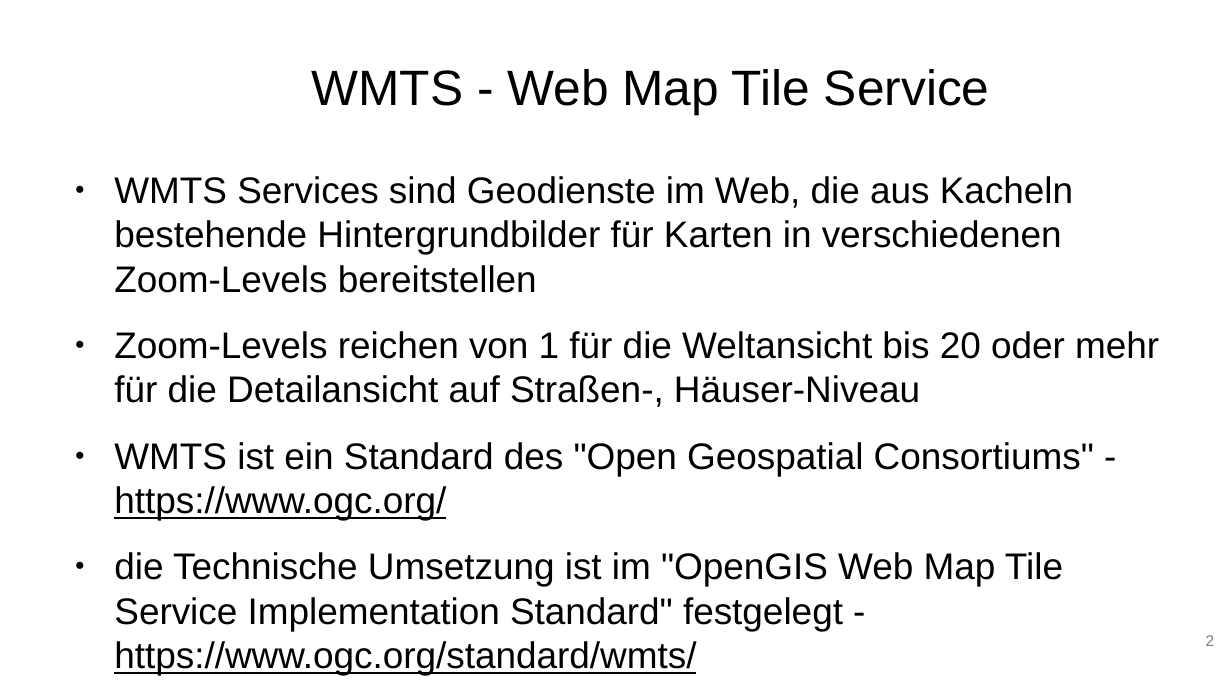
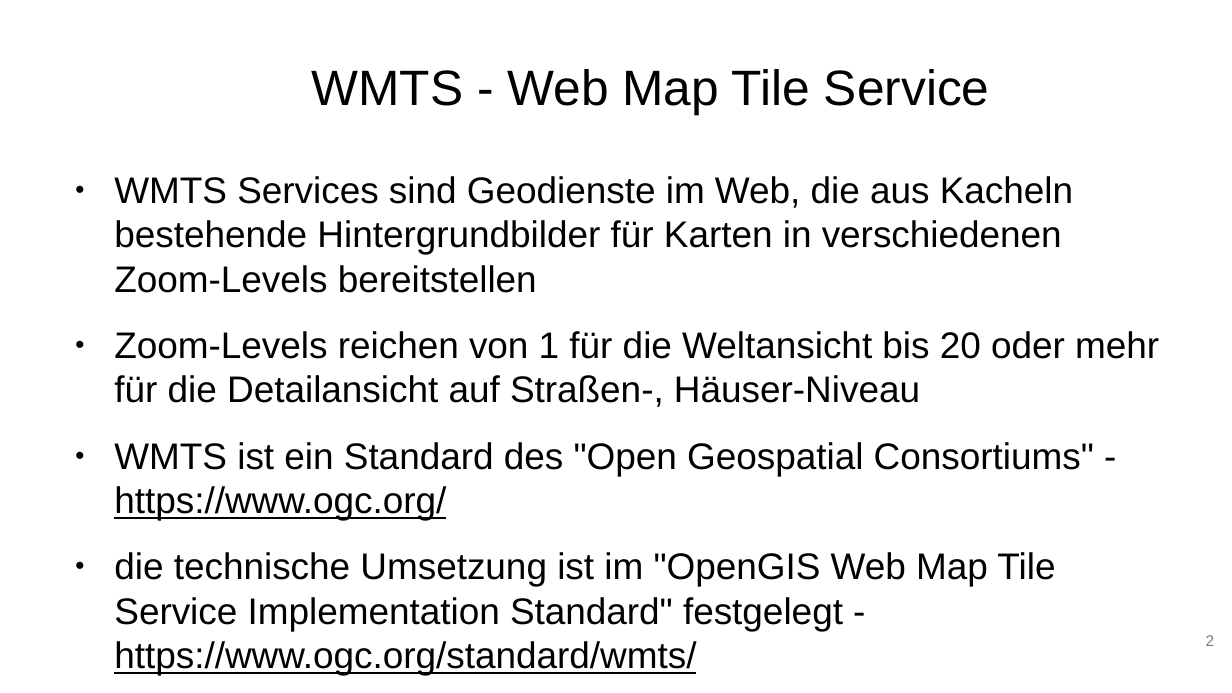
Before and after one commit to webmapping-oer/wmts, a slide deck: slide 2 of material/slides.odp. Drawn at 1232x693 pixels with LibreOffice and Linux fonts; fonts in the diff are those of the drawing; background and template pictures are left out. Boxes give left, top, right and bottom in pixels: in the first picture for what was removed or moved away, otherwise in the second. Text is boxed around its words. In the diff, an @@ line names an element or a change of style, - is before the commit and + after.

```diff
--- a/material/slides.odp
+++ b/material/slides.odp
@@ text at (114,552,1055,675): text changed @@
-● die Technische Umsetzung ist im "OpenGIS Web Map Tile Service Implementation Standard" festgelegt -
-  https://www.ogc.org/standard/wmts/
+● die technische Umsetzung ist im "OpenGIS Web Map Tile Service Implementation Standard" festgelegt -
+  https://www.ogc.org/standard/wmts/
```
Also in this commit, not shown: 2 other slides changed, 1 slide added, 1 slide removed.
